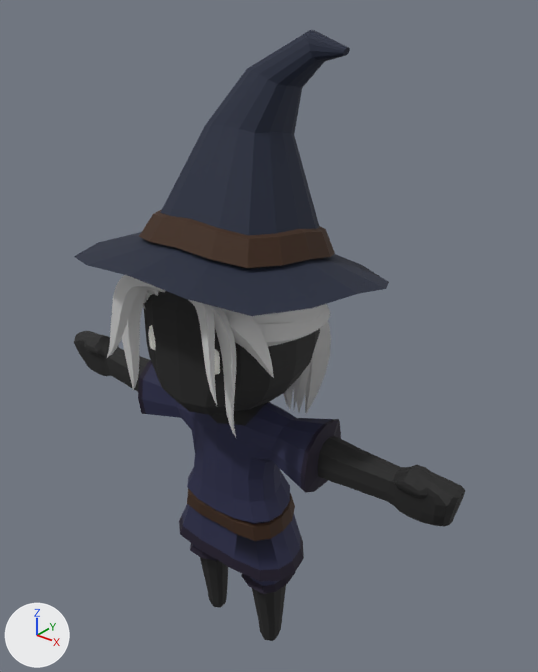
Before and after pictures for a commit that changed the glTF model public/assets/worldstream/rigged/q-witch.glb.
Rendered twice from a camera (50 mm lens) standing at (1.207, -1.367, 1.937) and looking at (0.03, 0.104, 1.025). The lights are fixed; the arrows at lower left show +X, +Y and +Z. The older version comes first. Where no turn or scale is listed for an object, it has been applied to the vertices. Vertices at exactly the same position are counted once.

The older version as bpy lines, for what is in view:
```python
me_cube_004 = bpy.data.meshes.new('Cube.004')
me_cube_004.from_pydata(...)  # 3392 vertices, 6650 faces; spans x -0.69..0.69, y -0.34..0.38, z -0.01..1.82
me_cube_004.materials.append(mat_body)
ob_body = bpy.data.objects.new('Body', me_cube_004)
ob_body.location = (0.0, -0.009, 0.008)
```
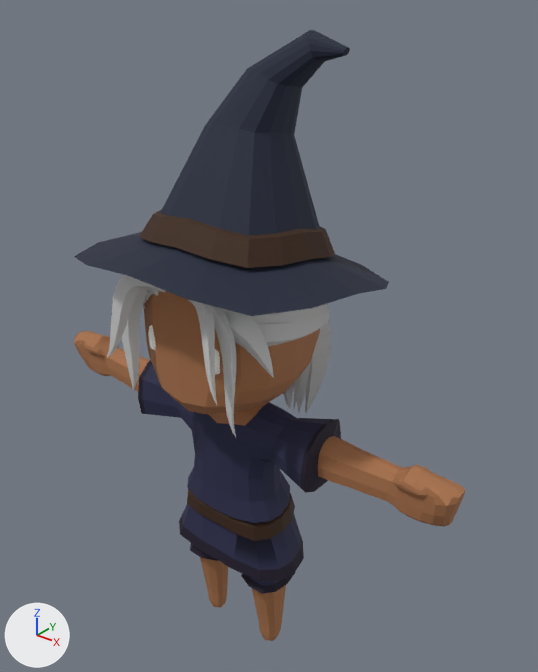
Location of each change, (x1, y1, x2, y2) in pixels of the pictures (538 x 672 px):
```json
{"part": 1, "of": "me_cube_004", "change": "recoloured", "before": [74, 291, 465, 641], "after": [74, 291, 465, 641], "on screen": "black to brown"}
```

The change, as JSON lines over the scene's bpy script:
```json
{"block": "me_cube_004", "where": "me_cube_004.from_pydata(...)  # 3392 vertices, 6650 faces; spans x -0.69..0.69, y -0.34..0.38, z -0.01..1.82"}
{"block": "me_cube_004", "where": "# used by ob_body; location = (0.0, -0.009, 0.008)"}
{"block": "me_cube_004", "change": "me_cube_004 part 1: 1298 faces centred in x -0.69..0.69, y -0.21..0.21, z -0.01..1.32 are repainted in the vertex colours; the middle colour goes from black #1f1f1f to brown #a8714a"}
```
